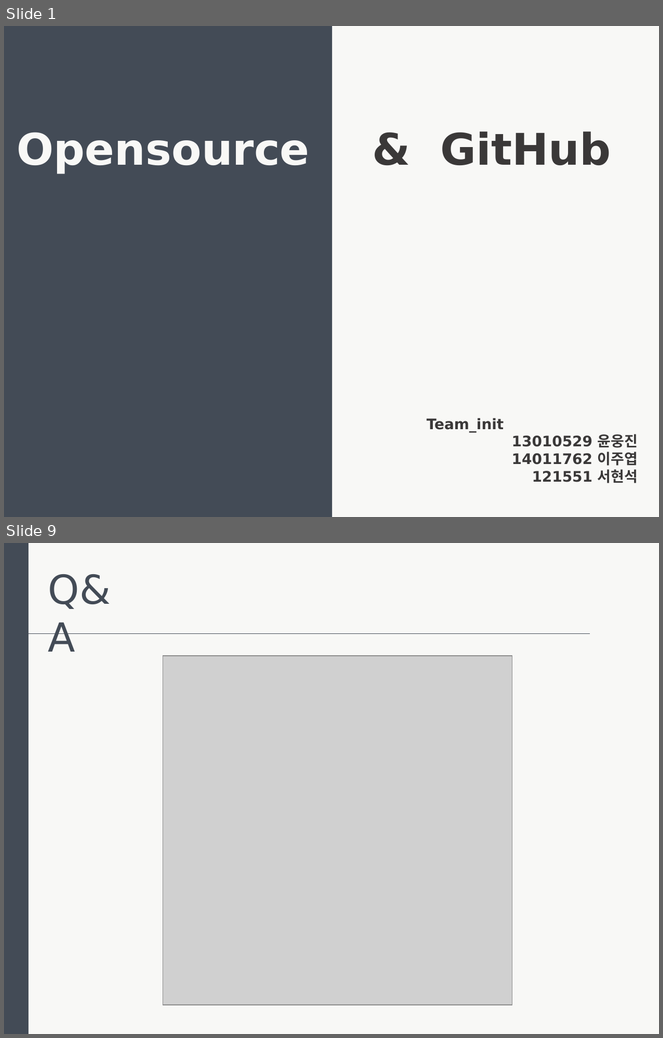
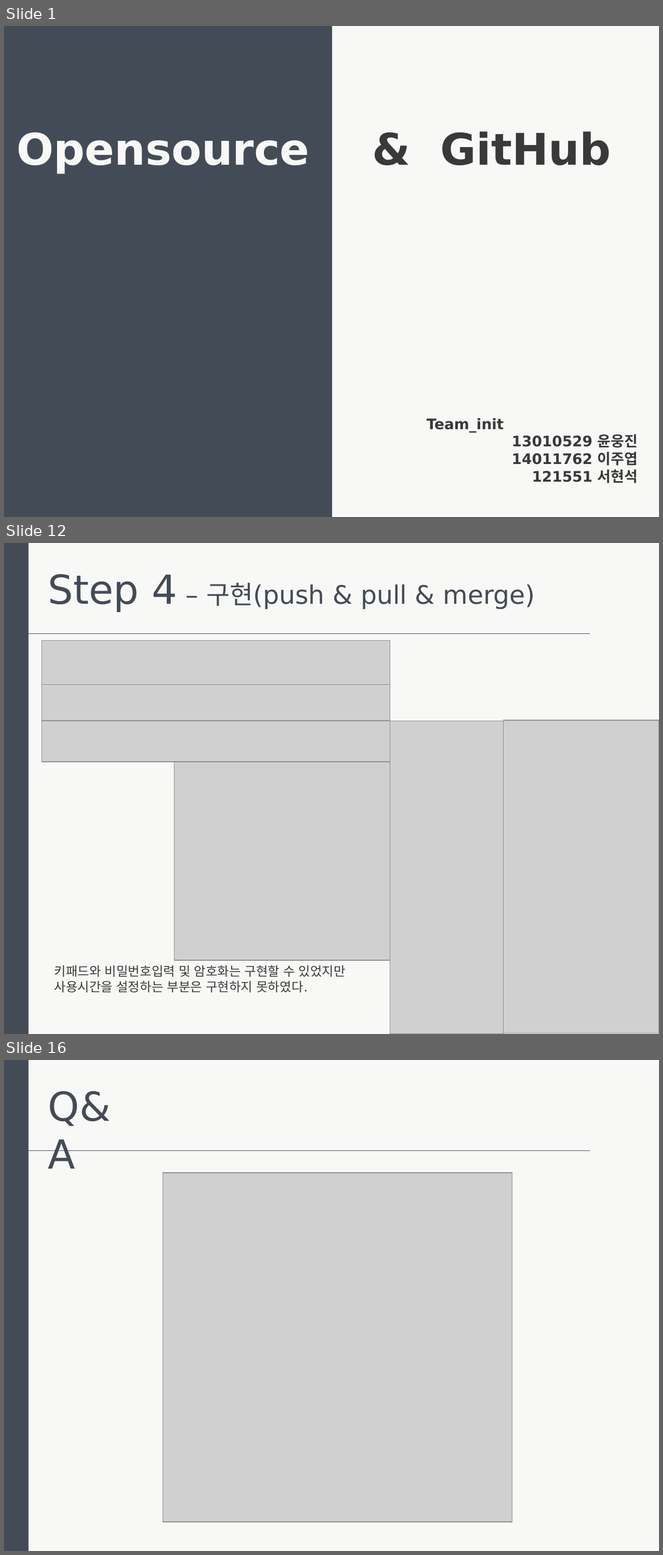
Before and after one commit to Unoong/DoorLockCode, a slide deck: 발표자료.pptx. Shown one above the other, each under a label of ours: slides 1 and 9 before the commit, slides 1, 12 and 16 after it; the slides between them are not shown. The pictures are 663x1038 and 663x1555 pixels, drawn with LibreOffice and Linux fonts; fonts in the diff are those of the drawing; grey boxes stand for pictures. Boxes give left, top, right and bottom in pixels: in the first picture for what was removed or moved away, otherwise in the second. Text is boxed around its words. In the diff, an @@ line names an element or a change of style, - is before the commit and + after.

```diff
--- a/발표자료.pptx
+++ b/발표자료.pptx
@@ slide 12 added at (4, 543, 659, 1034), background #F8F8F6 @@
@@ rectangle added at (4, 543, 29, 1034), fill #434B56 @@
@@ text added at (48, 574, 535, 612), 28 pt, text #434B56 @@
+Step 4 – 구현(push & pull & merge)
@@ line added from (29, 634) to (591, 634), #434B56 0.5 pt @@
@@ picture added at (41, 641, 390, 685) @@
@@ picture added at (41, 684, 390, 720) @@
@@ picture added at (41, 721, 390, 762) @@
@@ picture added at (390, 721, 503, 1034) @@
@@ picture added at (503, 720, 659, 1034) @@
@@ picture added at (175, 762, 390, 961) @@
@@ text added at (54, 965, 346, 993), 14 pt, text #3A3838 @@
+키패드와 비밀번호입력 및 암호화는 구현할 수 있었지만 사용시간을 설정하는 부분은 구현하지 못하였다.
@@ what was slide 9 is now slide 16 @@
```
Also in this commit, not shown: 3 slides changed, 10 other slides added, 4 slides removed.
